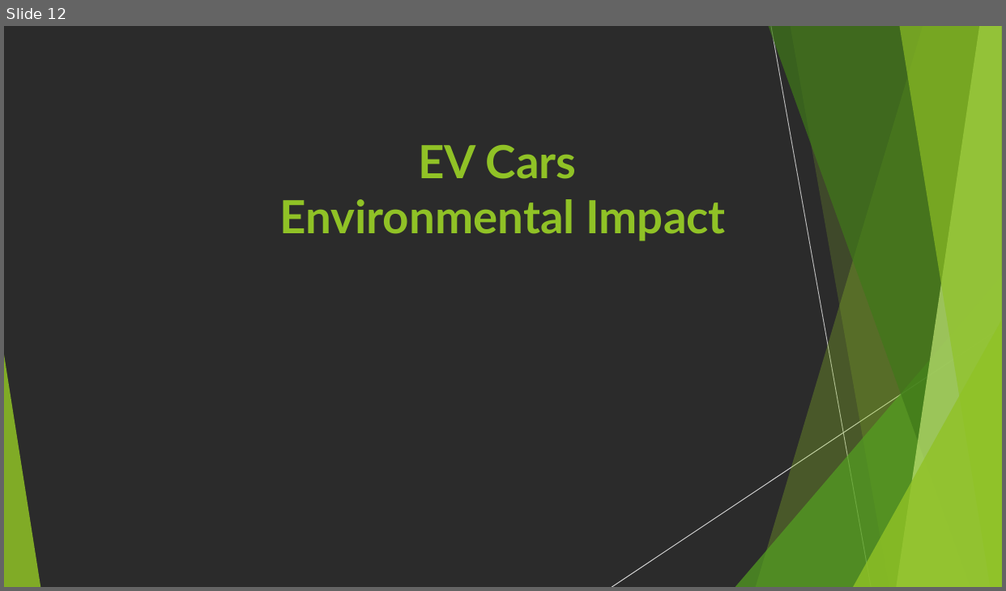
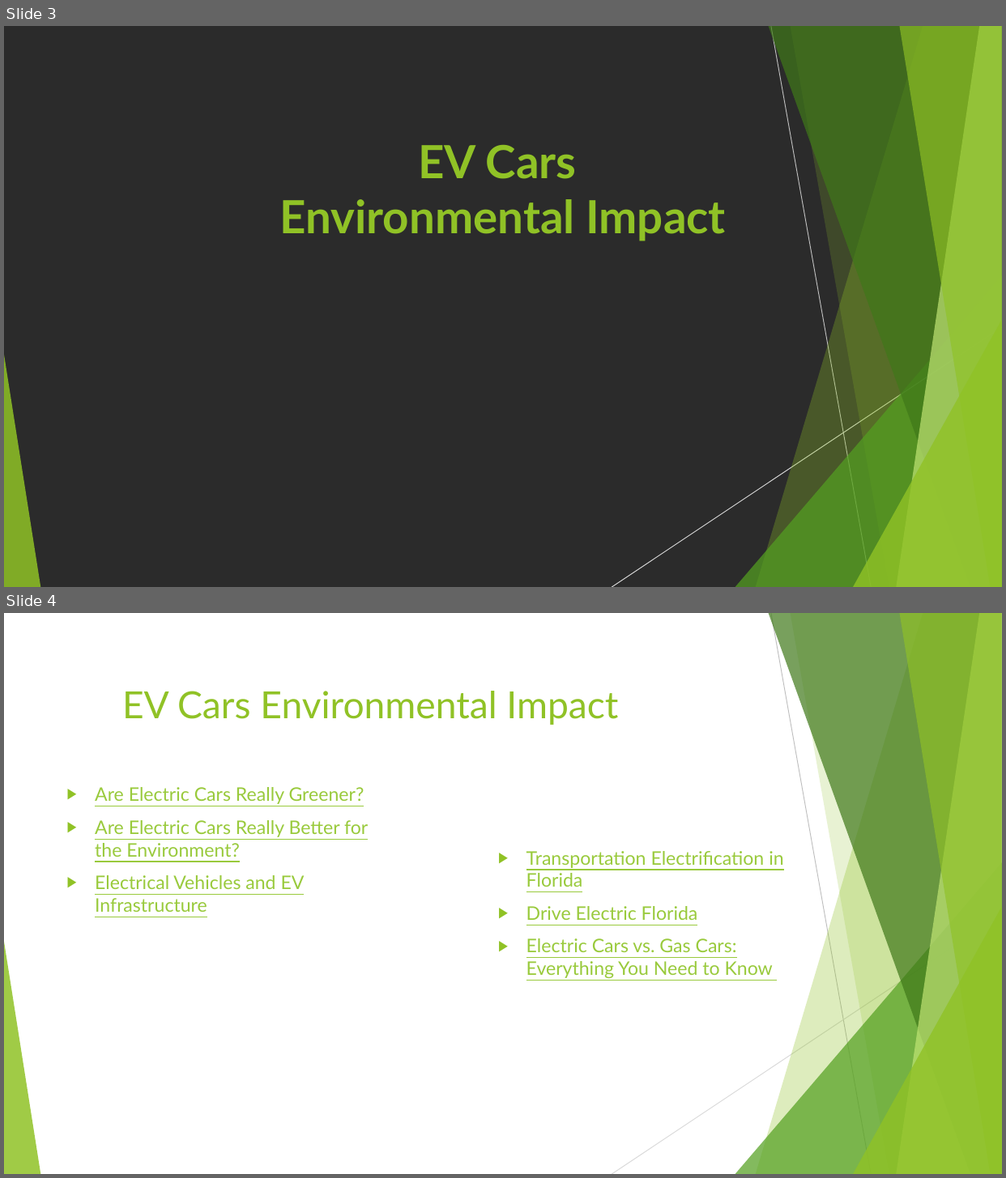
Before and after one commit to Project-JCSA/FL_Electric_Vehicles, a slide deck: Florida_Electric_Vehicles.pptx. Shown one above the other, each under a label of ours: slide 12 before the commit, slides 3 and 4 after it. The pictures are 1006x591 and 1006x1178 pixels, drawn with LibreOffice and Linux fonts; fonts in the diff are those of the drawing; background and template pictures are left out; a plain dark background stands for a picture behind light text. Boxes give left, top, right and bottom in pixels: in the first picture for what was removed or moved away, otherwise in the second. Text is boxed around its words. In the diff, an @@ line names an element or a change of style, - is before the commit and + after.

```diff
--- a/Florida_Electric_Vehicles.pptx
+++ b/Florida_Electric_Vehicles.pptx
@@ slide 4 added at box(4, 613, 1002, 1174), background #FFFFFF; not listed: 10 template elements that a slide beside it also shows @@
@@ title added at box(122, 691, 618, 725), 36 pt, text #90C226 @@
+EV Cars Environmental Impact
@@ text added at box(95, 787, 368, 912), 18 pt, text #99CA3C, underline @@
+▶ Are Electric Cars Really Greener?
+▶ Are Electric Cars Really Better for the Environment?
+▶ Electrical Vehicles and EV Infrastructure
@@ text added at box(526, 851, 783, 978), 18 pt, text #99CA3C, underline @@
+▶ Transportation Electrification in Florida
+▶ Drive Electric Florida
+▶ Electric Cars vs. Gas Cars: Everything You Need to Know
@@ what was slide 12 is now slide 3 @@
```
Also in this commit, not shown: 1 slide changed, 3 other slides added, 2 slides removed, 1 other file.
